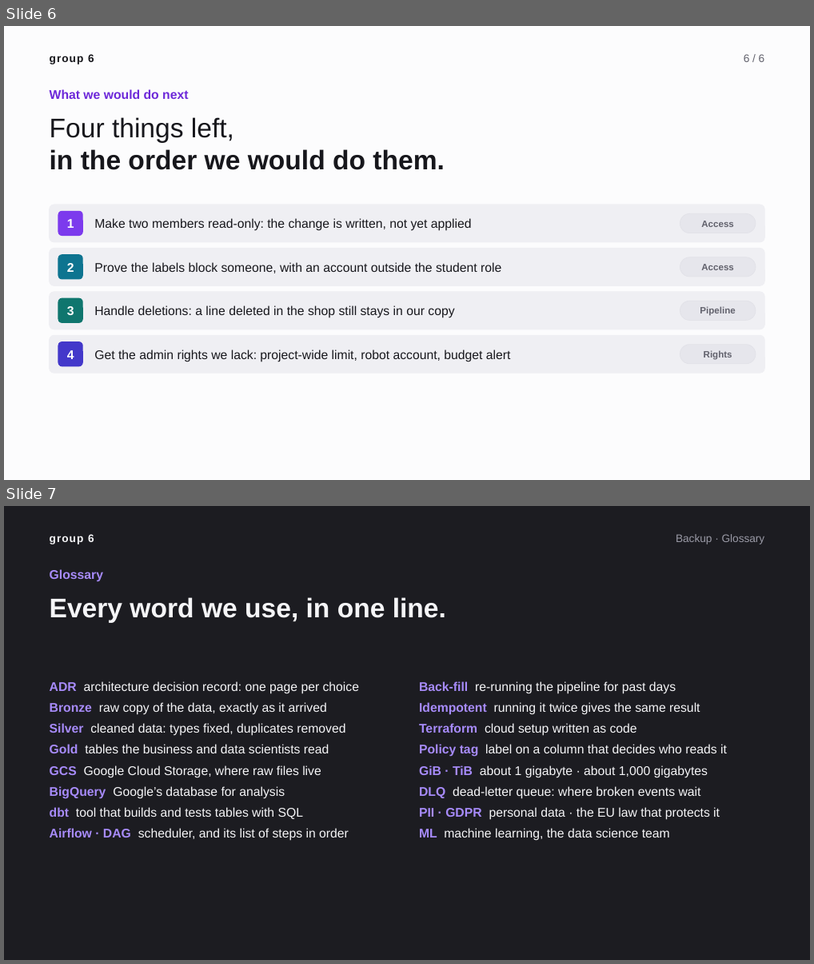
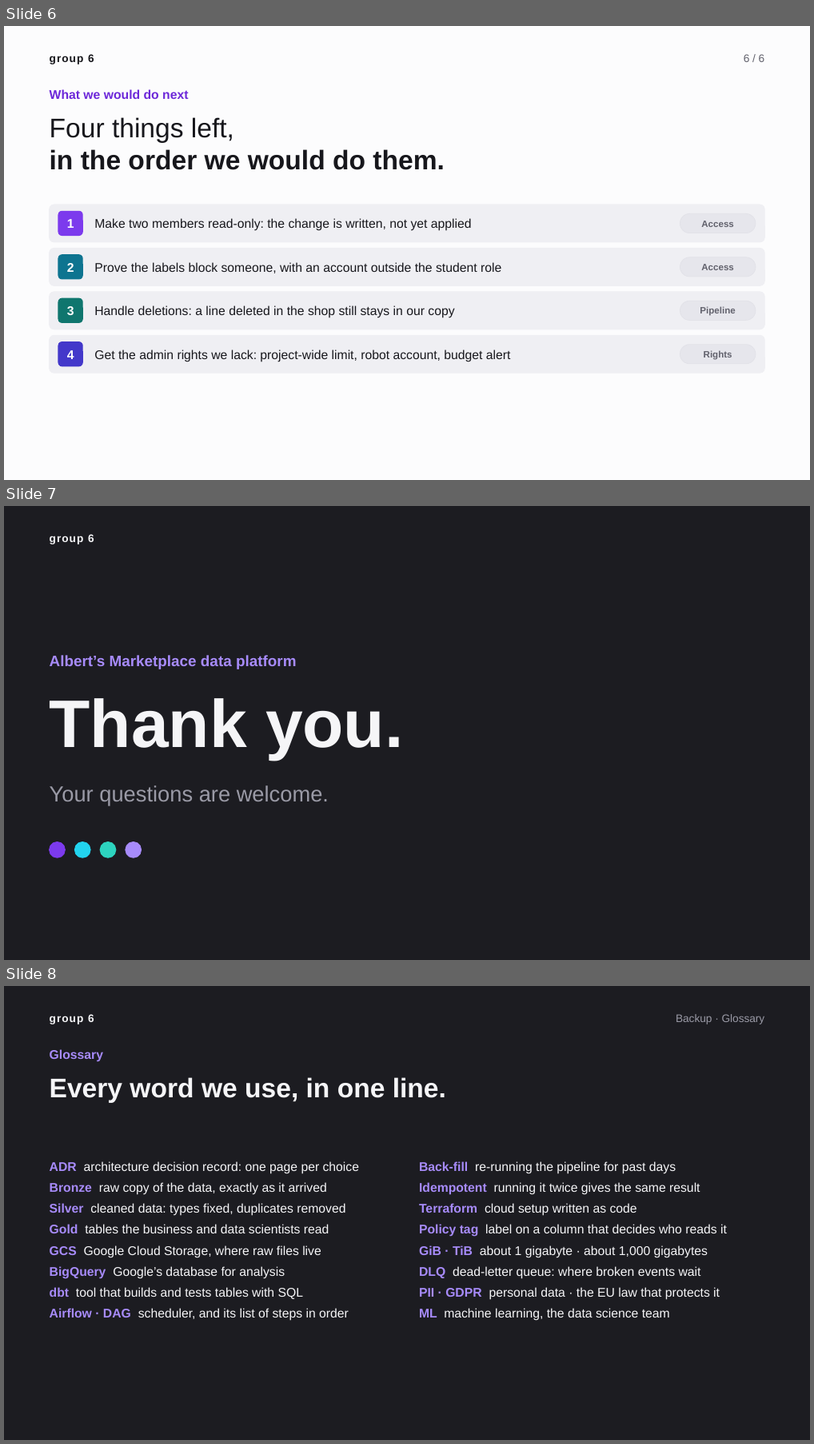
Before and after one commit to antotototototo18/albert-marketplace-data-platform, a slide deck: docs/presentation/group6-pitch.pptx. Shown one above the other, each under a label of ours: slides 6 and 7 before the commit, slides 6, 7 and 8 after it. The pictures are 814x964 and 814x1444 pixels, drawn with LibreOffice and Linux fonts; fonts in the diff are those of the drawing. Boxes give left, top, right and bottom in pixels: in the first picture for what was removed or moved away, otherwise in the second. Text is boxed around its words. In the diff, an @@ line names an element or a change of style, - is before the commit and + after.

```diff
--- a/docs/presentation/group6-pitch.pptx
+++ b/docs/presentation/group6-pitch.pptx
@@ slide 7 added at [4,506,810,960], background #1C1C21 @@
@@ text added at [50,534,94,544], 13 pt, text #F5F5F7, bold @@
+group 6
@@ text added at [50,655,297,669], 18 pt, text #A78BFA, bold @@
+Albert’s Marketplace data platform
@@ text added at [50,698,403,760], 80 pt, text #F5F5F7, bold @@
+Thank you.
@@ text added at [50,785,329,805], 26 pt, text #9A9AA6 @@
+Your questions are welcome.
@@ ellipse added at [50,842,65,857], fill #7C3AED, outline #7C3AED 1 pt @@
@@ ellipse added at [74,842,90,857], fill #22D3EE, outline #22D3EE 1 pt @@
@@ ellipse added at [100,842,116,857], fill #2DD4BF, outline #2DD4BF 1 pt @@
@@ ellipse added at [126,842,142,857], fill #A78BFA, outline #A78BFA 1 pt @@
@@ what was slide 7 is now slide 8 @@
```
Also in this commit, not shown: 3 other files.
